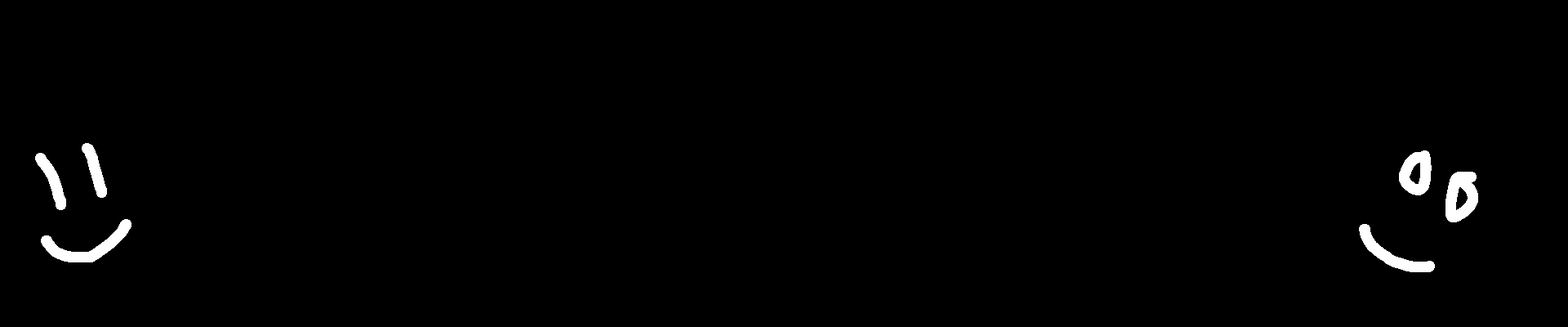
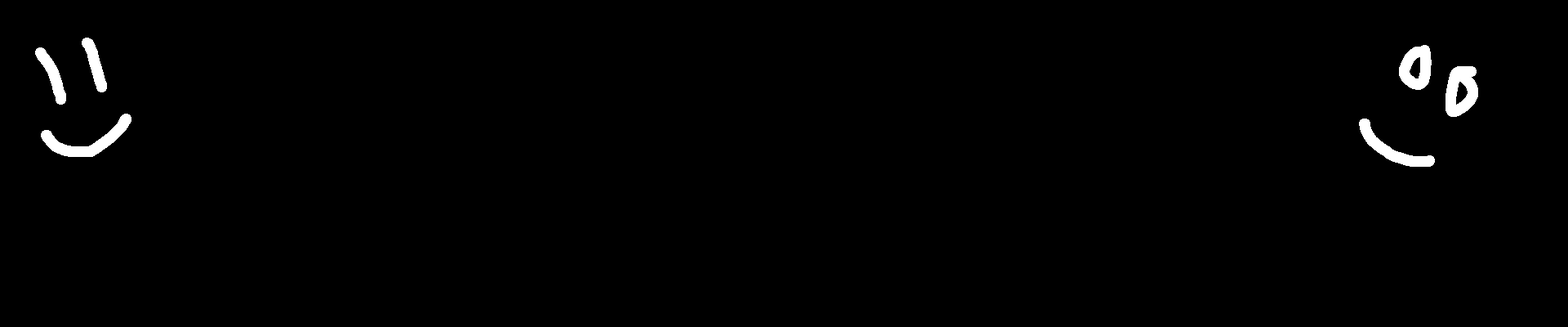
Layer changes from the first 1568 × 327 image to the second:
painted on "Calque 2" over [35, 37, 1479, 272]
